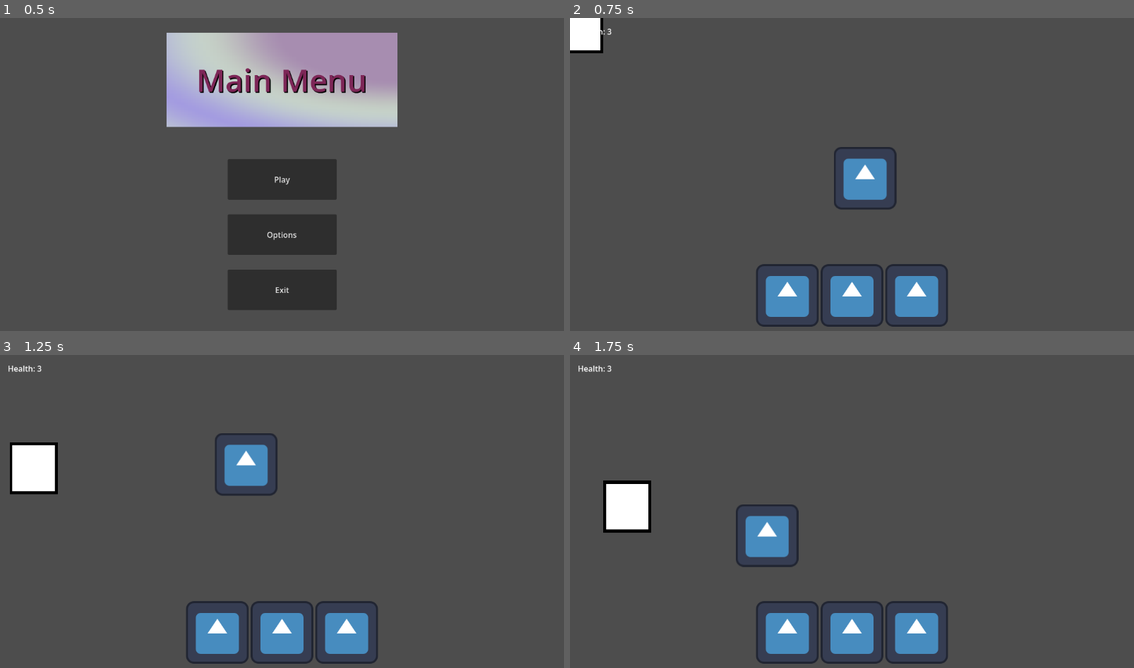
Above: before the commit, frames 1-4 (two rows, left to right).
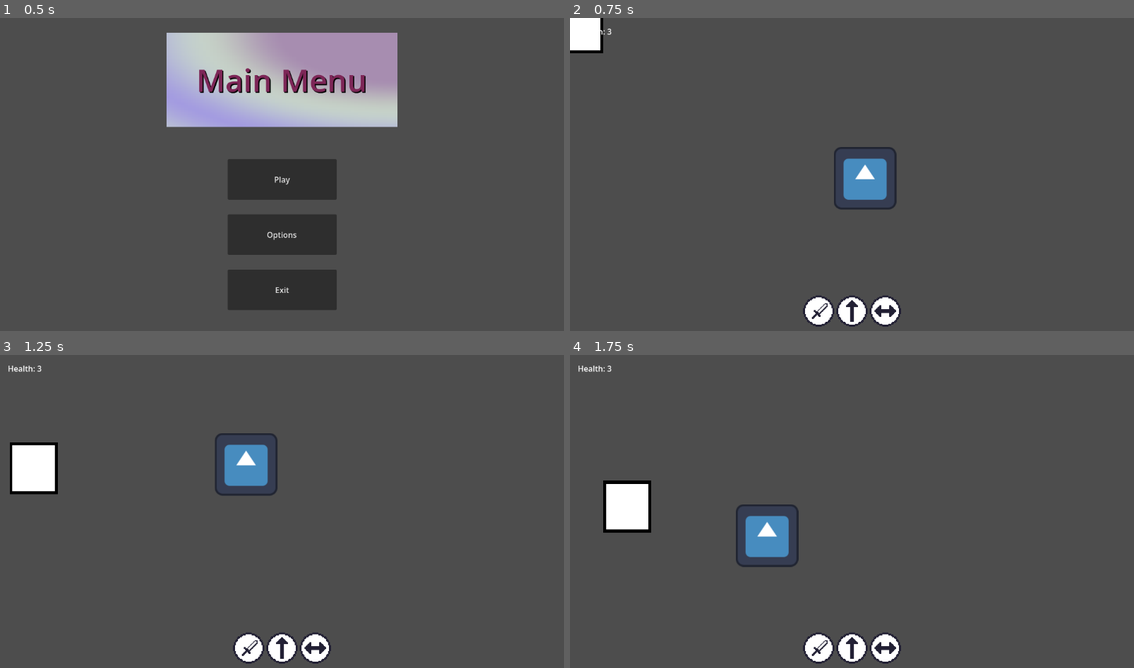
Above: after the commit, the same moments.

Repository: driftingdeluge/Spring_Game_Jam_2026
Game: Godot game, scene res://Scenes/Menu.tscn
Same seed, same stepped clock (60 frames per second), same inputs: the game is played once before the commit and once after it. The engine's default icon, where the game draws it, is replaced by a stand-in: a white triangle on a blue panel in a dark square.
Inputs:
- Up to frame 1 (0.5 s): no input
- Up to frame 2 (0.75 s): click "Play" at 0.5 s
- Up to frame 3 (1.25 s): no input
- Up to frame 4 (1.75 s): tap Space (jump) at 1.35, 1.52 s

Frame 1 is identical in both runs. In frame 2, 4.4% of the frame differs, in the area x 33-67%, y 78-99%; in frame 3, 4.4%; in frame 4, 4.4%.

Commit message:
Added sprites for the 3 actions in the HUD

Diff:
--- a/Scenes/hud.tscn
+++ b/Scenes/hud.tscn
@@ -1,6 +1,8 @@
 [gd_scene format=3 uid="uid://cykc8rbeyia0c"]
 
-[ext_resource type="Texture2D" uid="uid://xgddwp673vky" path="res://icon.svg" id="1_e0onf"]
+[ext_resource type="Texture2D" uid="uid://waj2riniag5f" path="res://Assets/sword_action.png" id="1_bjfho"]
+[ext_resource type="Texture2D" uid="uid://dsfu75cynqb1b" path="res://Assets/jump_action.png" id="2_6fbih"]
+[ext_resource type="Texture2D" uid="uid://co8aerwwqn2ve" path="res://Assets/change_direction_action.png" id="3_t1xeu"]
 
 [node name="HUD" type="Control" unique_id=1562084413]
 layout_mode = 3
@@ -38,13 +40,17 @@
 alignment = 1
 
 [node name="Attack" type="TextureRect" parent="HUDMargin/VBoxContainer/ActionContainer" unique_id=1992397487]
+texture_filter = 1
 layout_mode = 2
-texture = ExtResource("1_e0onf")
+texture = ExtResource("1_bjfho")
+stretch_mode = 4
 
 [node name="Jump" type="TextureRect" parent="HUDMargin/VBoxContainer/ActionContainer" unique_id=946501379]
+texture_filter = 1
 layout_mode = 2
-texture = ExtResource("1_e0onf")
+texture = ExtResource("2_6fbih")
 
 [node name="ChangeDirection" type="TextureRect" parent="HUDMargin/VBoxContainer/ActionContainer" unique_id=129869198]
+texture_filter = 1
 layout_mode = 2
-texture = ExtResource("1_e0onf")
+texture = ExtResource("3_t1xeu")
Binary file added: Assets/change_direction_action.png
Not shown, added: Assets/change_direction_action.png.import
Binary file added: Assets/jump_action.png
Not shown, added: Assets/jump_action.png.import
Binary file added: Assets/sword_action.png
Not shown, added: Assets/sword_action.png.import
